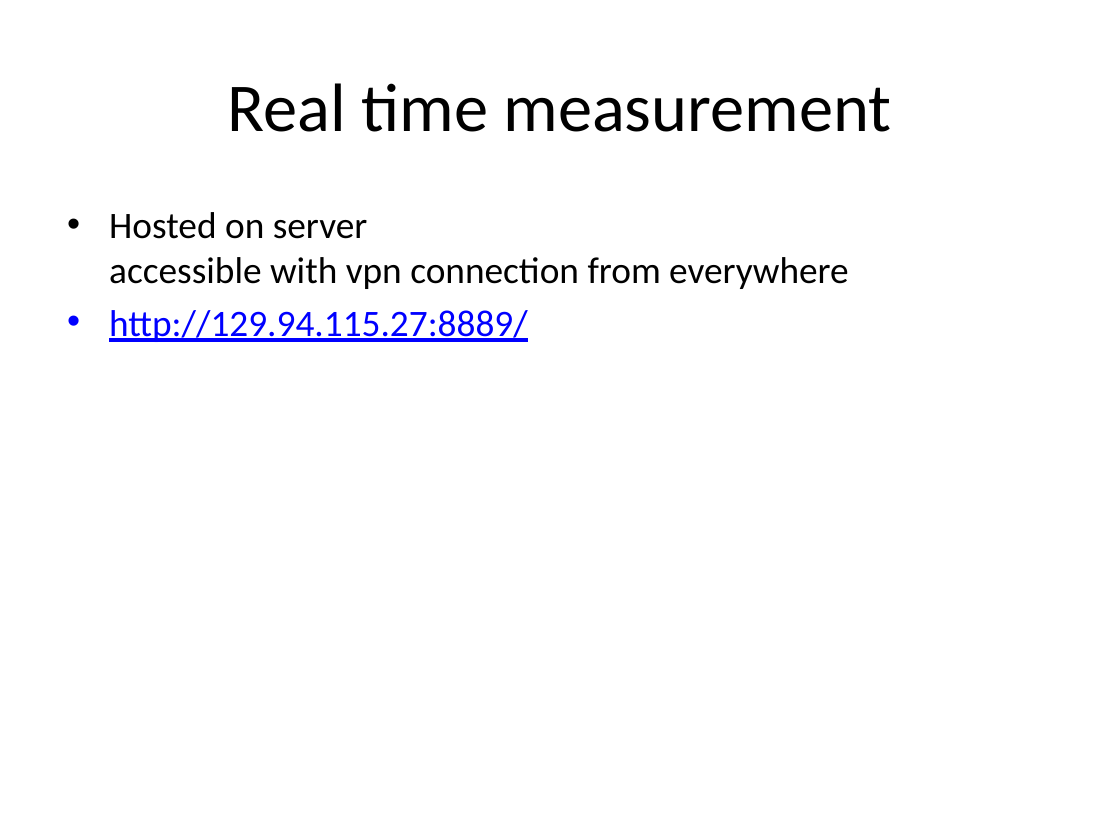
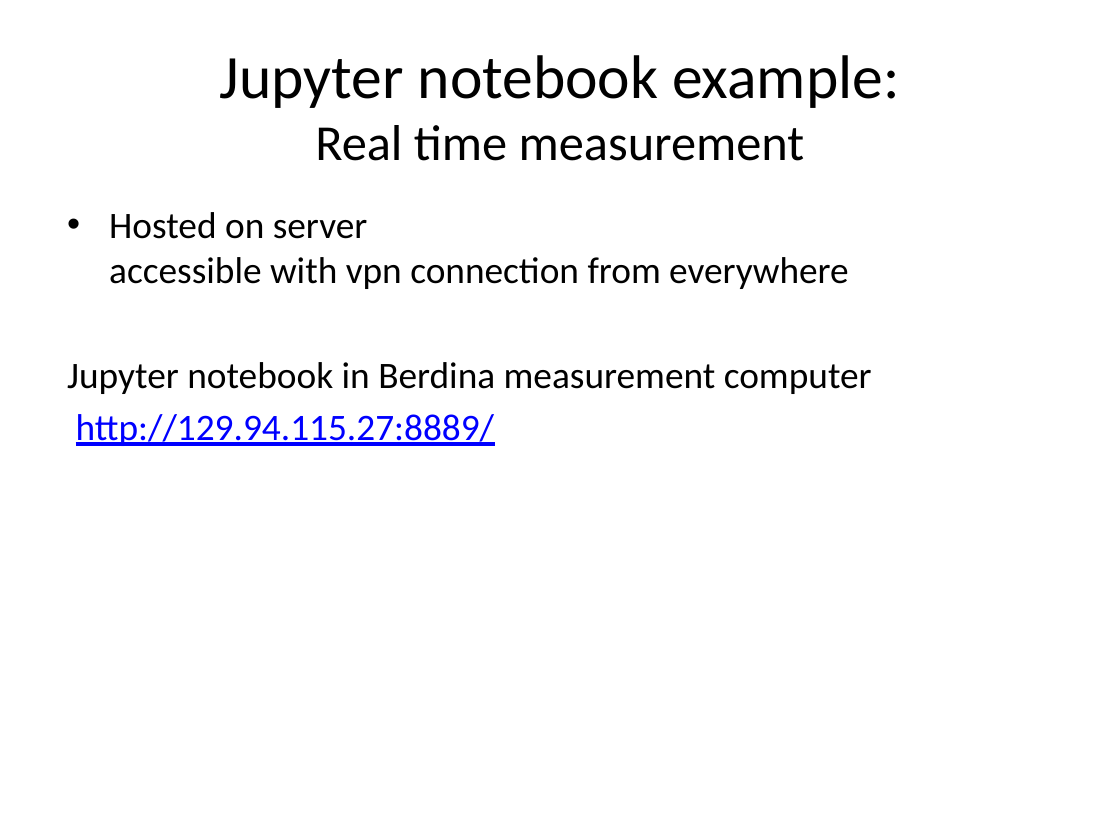
Before and after one commit to nulinspiratie/SilQ, a slide deck: slide 16 of personal/Steffi/How to presentation.pptx (slide 11 before the commit). Drawn at 1120x840 pixels with LibreOffice and Linux fonts; fonts in the diff are those of the drawing. Boxes give left, top, right and bottom in pixels: in the first picture for what was removed or moved away, otherwise in the second. Text is boxed around its words. In the diff, an @@ line names an element or a change of style, - is before the commit and + after.

```diff
--- a/personal/Steffi/How to presentation.pptx
+++ b/personal/Steffi/How to presentation.pptx
@@ title at (220, 55, 899, 161): text changed; size 44 to 39.6 pt @@
-Real time measurement
+Jupyter notebook example:
+Real time measurement
@@ text at (67, 362, 872, 394): paragraph added @@
+Jupyter notebook in Berdina measurement computer
@@ text at (76, 414, 495, 446): bullet • to none @@
```
Also in this commit, not shown: 8 other slides changed, 14 slides added, 3 slides removed.
